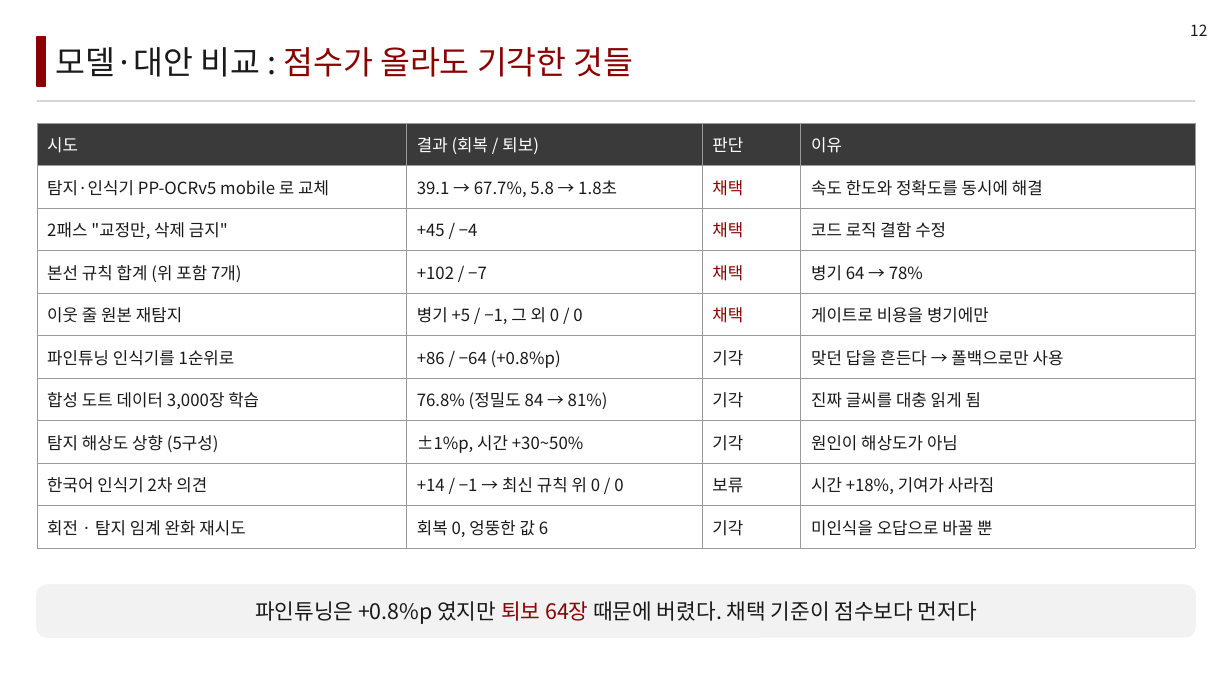
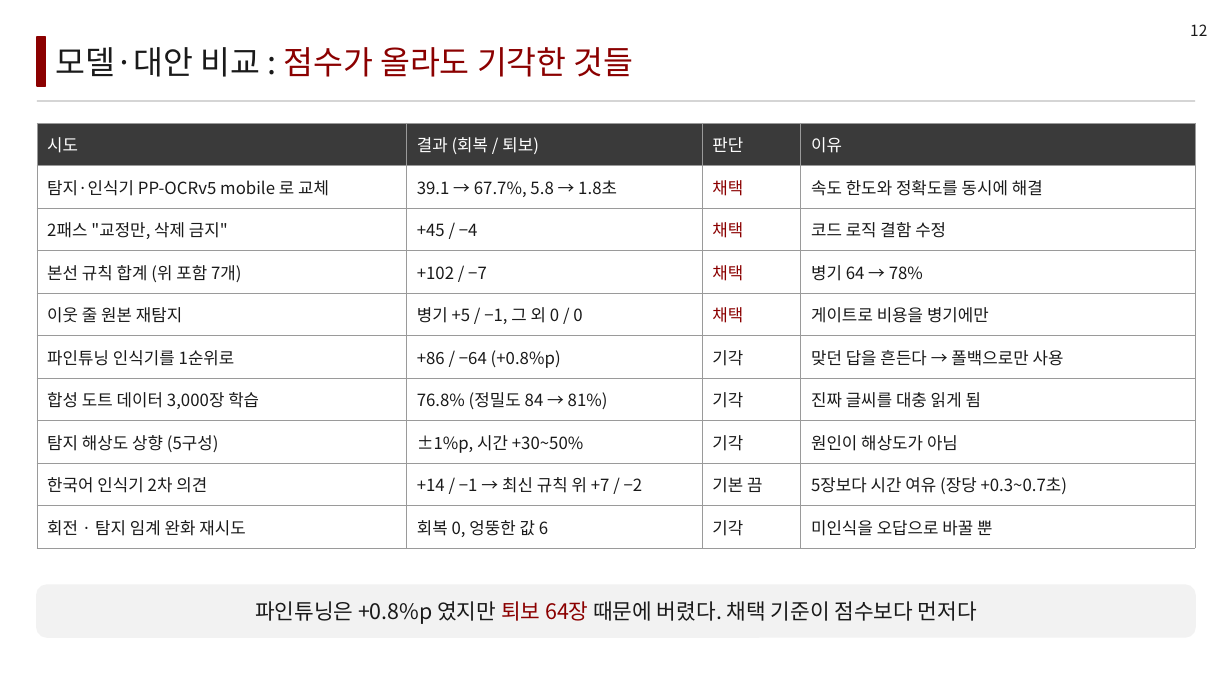
Before and after one commit to LEEbyeongchul/itda3-CODE-subway, a slide deck: slide 12 of 발표/[CODE]_서브웨이_본선발표.pptx. Drawn at 1232x693 pixels with LibreOffice and Linux fonts; fonts in the diff are those of the drawing. Boxes give left, top, right and bottom in pixels: in the first picture for what was removed or moved away, otherwise in the second. Text is boxed around its words. In the diff, an @@ line names an element or a change of style, - is before the commit and + after.

```diff
--- a/발표/[CODE]_서브웨이_본선발표.pptx
+++ b/발표/[CODE]_서브웨이_본선발표.pptx
@@ table at bbox=[37, 123, 1195, 548] @@
-row 9: 한국어 인식기 2차 의견 | +14 / −1 → 최신 규칙 위 0 / 0 | 보류 | 시간 +18%, 기여가 사라짐
+row 9: 한국어 인식기 2차 의견 | +14 / −1 → 최신 규칙 위 +7 / −2 | 기본 끔 | 5장보다 시간 여유 (장당 +0.3~0.7초)
```
Also in this commit, not shown: 2 other slides changed, 5 other files.
